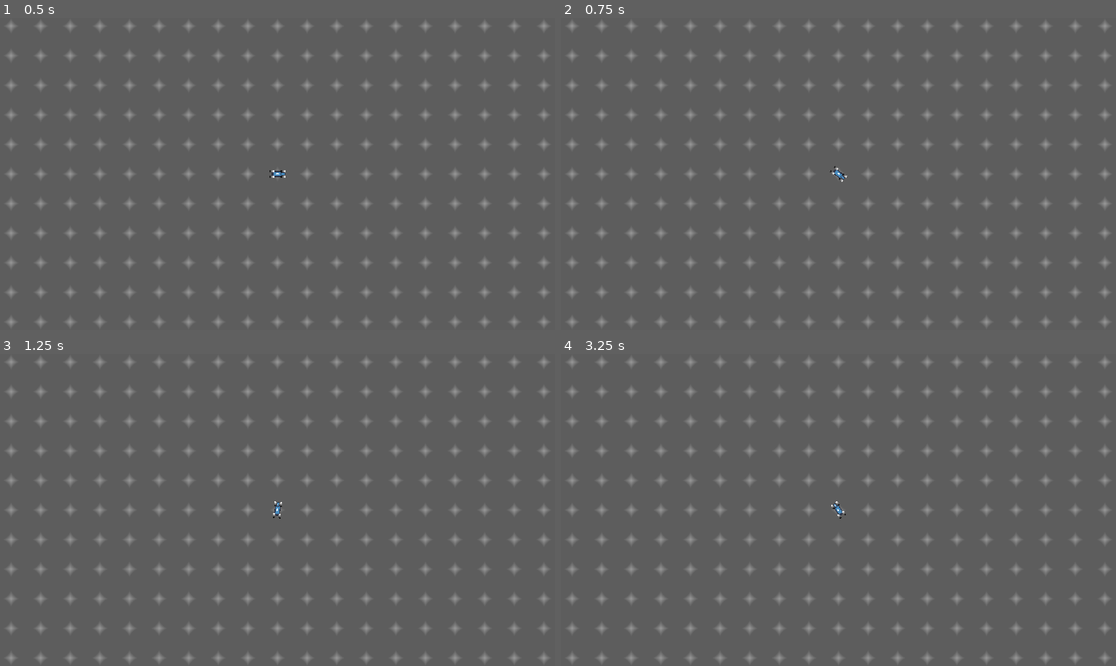
Above: before the commit, frames 1-4 (two rows, left to right).
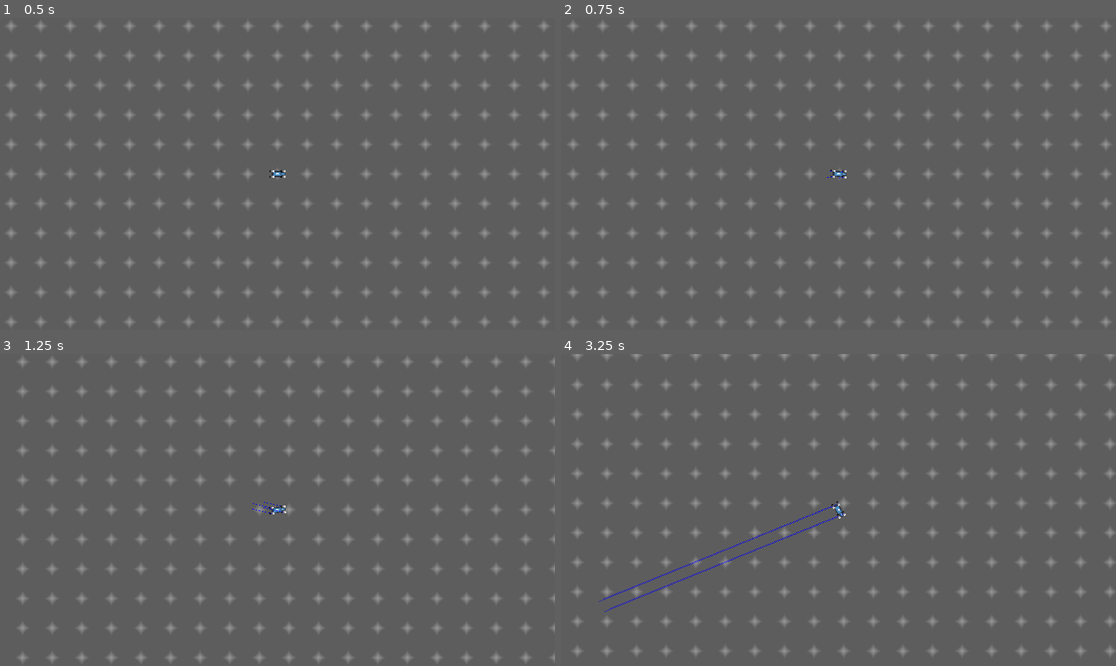
Above: after the commit, the same moments.

Repository: TeddySauyet/AIDriver
Game: Godot game, scene res://src/car/tests/infini_test.tscn
Same seed, same stepped clock (60 frames per second), same inputs: the game is played once before the commit and once after it. The project has no main scene, so this scene is started directly. The engine's default icon, where the game draws it, is replaced by a stand-in: a white triangle on a blue panel in a dark square.
Inputs:
- Up to frame 1 (0.5 s): no input
- Up to frame 2 (0.75 s): tap Enter at 0.5 s; hold Space (backup) from 0.53 s (still down); tap A (a) at 0.6 s
- Up to frame 3 (1.25 s): keep holding Space (backup); tap D (d) at 0.8 s
- Up to frame 4 (3.25 s): keep holding Space (backup); tap D (d) at 1.35, 3.05 s; tap S (s) at 1.55 s; hold S (s) 2.03-2.78 s; tap A (a) at 2.3, 2.85 s

Frame 1 is identical in both runs. In frame 2, less than 0.1% of the frame differs, in the area x 47-52%, y 47-53%; in frame 3, 8.6%; in frame 4, 8.9%, in the area x 1-100%, y 0-99%.

Commit message:
Figured out some things, now to do it like a car instead of whatever this was.

Diff:
--- a/src/car/car.gd
+++ b/src/car/car.gd
@@ -8,8 +8,8 @@
 
 var driving_force : float = 20000
 var braking_force : float = 200000
-var mass = 40000.0
-var angular_inertia = 400.0
+var mass = 400.0
+var angular_inertia = 40000.0
 
 var wasd_turn_angle := 20 * PI/180.0
 
@@ -31,8 +31,8 @@
 
 	var vel_for_wheel = linear_velocity.rotated(-transform.x.angle())
 
-	var total_forces = []
-	var locations = []
+	var total_forces : Array[Vector2] = []
+	var locations: Array[Vector2] = []
 	#print(turn)
 
 	#print(angular_velocity,linear_velocity)
@@ -67,8 +67,15 @@
 	for idx in [0,1,2,3]:
 		#apply_force(total_forces[idx],locations[idx])
 		total_force += total_forces[idx]
-		total_torque += total_forces[idx].project(locations[idx].rotated(PI/2)).length()
+		var ortho_dir : Vector2 = locations[idx].rotated(PI/2)
+		var ortho_force : Vector2 = total_forces[idx].project(ortho_dir)
+		var t : float = ortho_force.length() * sign(ortho_force.dot(ortho_dir))
+		total_torque += t
+		print(idx,':',t,'|',locations[idx],total_forces[idx],locations[idx].rotated(PI/2),total_forces[idx].project(locations[idx].rotated(PI/2)),total_forces[idx].project(locations[idx].rotated(PI/2)).length())
 
+
+	if total_torque != 0:
+		pass
 	rotation += total_torque/angular_inertia
 	linear_velocity += total_force/mass*delta
 	move_and_collide(linear_velocity*delta)
